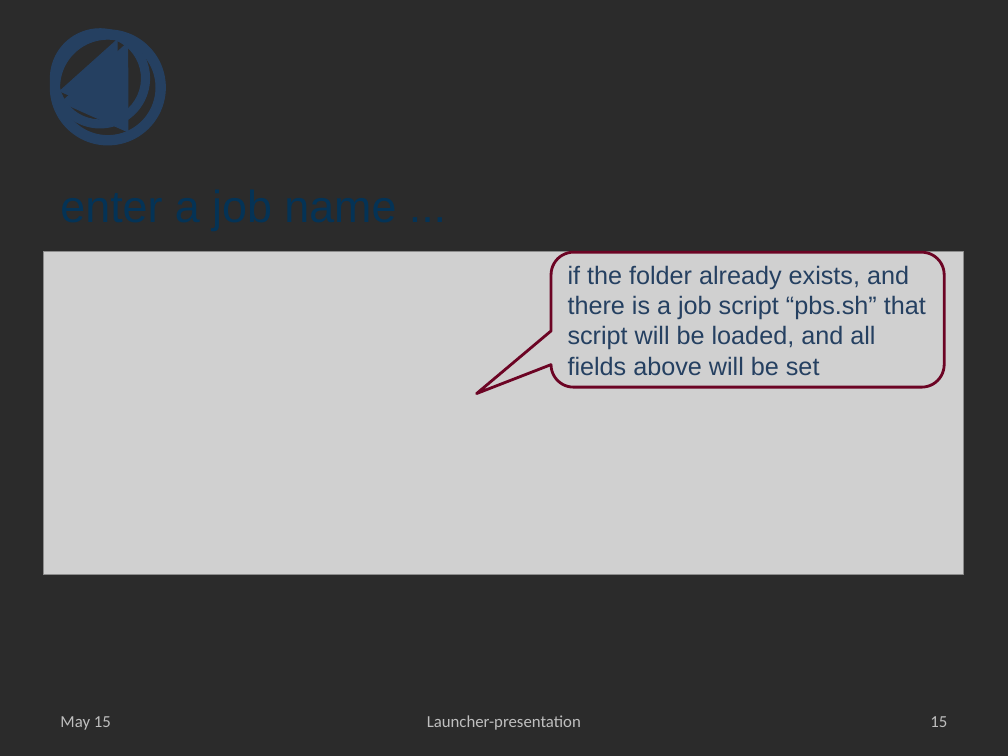
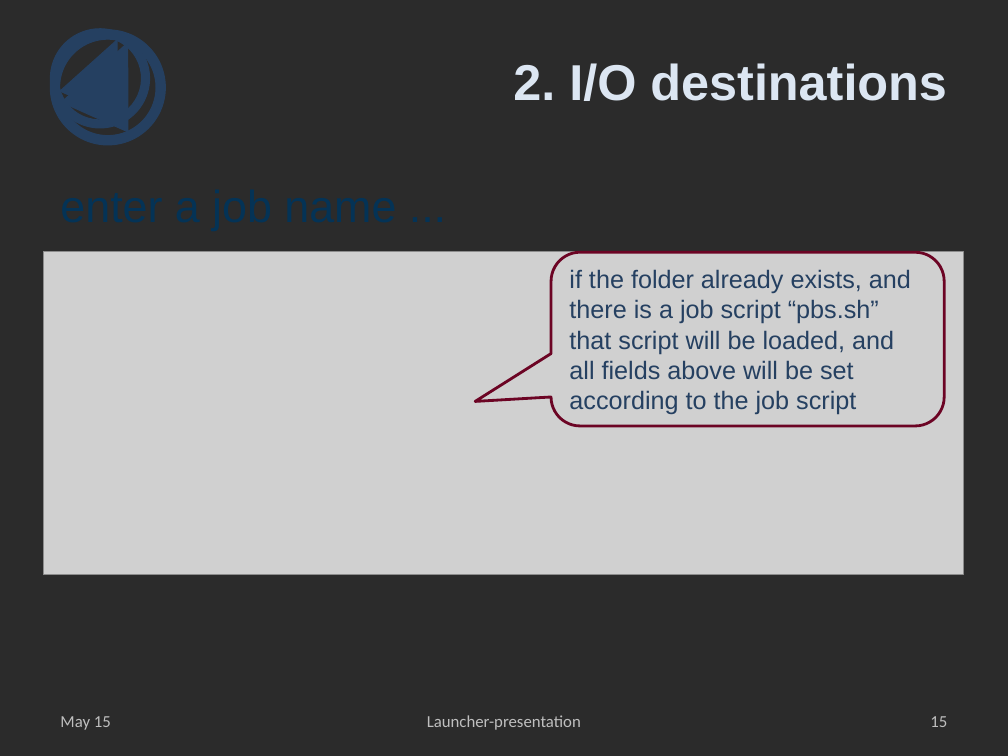
Before and after one commit to hpcuantwerpen/Launcher, a slide deck: slide 16 of Launcher-presentation.pptx. Drawn at 1008x756 pixels with LibreOffice and Linux fonts; fonts in the diff are those of the drawing; grey boxes stand for pictures; background and template pictures are left out; a plain dark background stands for a picture behind light text. Boxes give left, top, right and bottom in pixels: in the first picture for what was removed or moved away, otherwise in the second. Text is boxed around its words. In the diff, an @@ line names an element or a change of style, - is before the commit and + after.

```diff
--- a/Launcher-presentation.pptx
+++ b/Launcher-presentation.pptx
@@ title added at (x1=513, y1=63, x2=947, y2=101), 36 pt, text #DCE6F2, bold @@
+2. I/O destinations
@@ rounded speech box "if the folder already exists, ..." resized from (x1=551, y1=252, x2=944, y2=387) to (x1=551, y1=252, x2=944, y2=425) @@
@@ rounded speech box "if the folder already exists, ..." at (x1=551, y1=252, x2=944, y2=425): proportions changed @@
@@ text in rounded speech box at (x1=569, y1=269, x2=911, y2=415): text changed @@
-if the folder already exists, and there is a job script “pbs.sh” that script will be loaded, and all fields above will be set
+if the folder already exists, and there is a job script “pbs.sh” that script will be loaded, and all fields above will be set according to the job script
```
Also in this commit, not shown: 4 other slides changed, 8 slides added, 2 other files.
